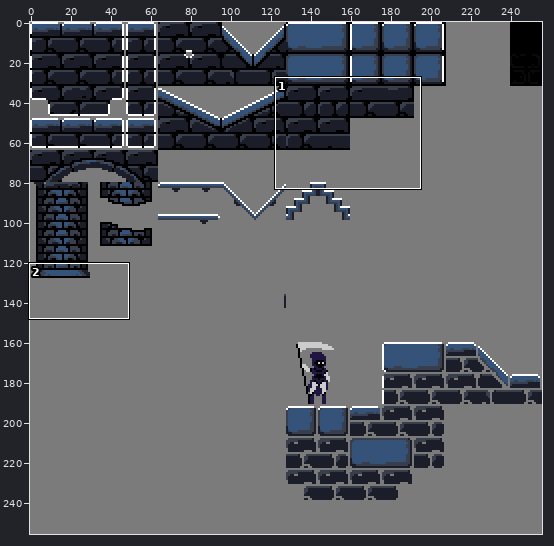
One commit to this pixel-art file: DeathBros/Assets/Sprites/Aseprite/blue_castle_concept.aseprite. Above, an overview of the earlier version with the close-up marked.
Close-up. Before:
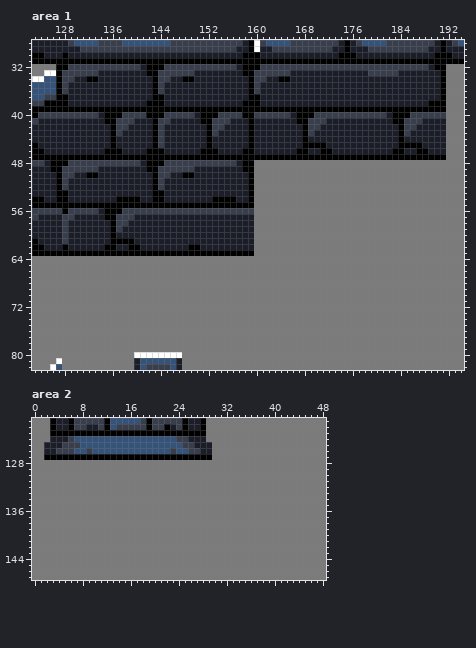
256x256 pixels, 1 frame. Shown: area 1: x 123..194, y 28..82; area 2: x 0..48, y 121..147. The commit also changed other parts of the picture, which this record leaves out.
Once edited:
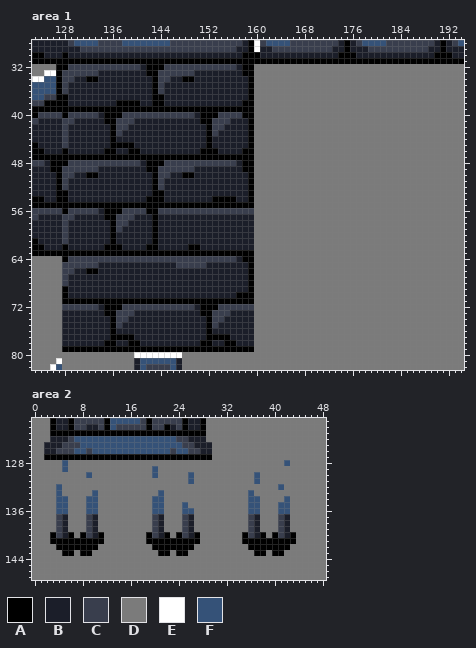
Palette (. is transparent): A #000000  B #1b1e29  C #393e4d  D #7b7b7b  E #ffffff  F #355278
Changes in this commit:
Area 1, layer "Layer 1":
y 32: x 160..191 ACCCCCCCCCCCCCCCCCCCCCCCCCCCCBAA -> DDDDDDDDDDDDDDDDDDDDDDDDDDDDDDDD
y 33: x 160..191 CCCCCCBBBBBBBBBBBBBCCCCCBBBBBBBA -> DDDDDDDDDDDDDDDDDDDDDDDDDDDDDDDD
y 34: x 160..191 CCBBAABBBBBBBBBBBBBBBBBBBBBBBBBA -> DDDDDDDDDDDDDDDDDDDDDDDDDDDDDDDD
y 35..36: x 160..191 CBBBBBBBBBBBBBBBBBBBBBBBBBBBBBBA -> DDDDDDDDDDDDDDDDDDDDDDDDDDDDDDDD
y 37: x 160..191 ABBBBBBBBBBBBBBBBBBBBBBBBBBBBBBA -> DDDDDDDDDDDDDDDDDDDDDDDDDDDDDDDD
y 38: x 137..140 BBBB -> AAAA; x 142 A -> B; x 160..191 ABBBBBBBBBBBBBBBBBBBBBBBBBBBBAAA -> DDDDDDDDDDDDDDDDDDDDDDDDDDDDDDDD
y 39: x 160..191 AAAAAAAAAAAAAAAAAAAAAAAAAAAAAAAA -> DDDDDDDDDDDDDDDDDDDDDDDDDDDDDDDD
y 40: x 128 C -> A; x 142..144 AAA -> CCC; x 160..191 CCCCCCBAAACCCCCCCCCCCCBAAACCCCCC -> DDDDDDDDDDDDDDDDDDDDDDDDDDDDDDDD
y 41: x 128..129 BB -> CC; x 143..145 ACC -> BBB; x 160..191 BBBBBBBAACCCBBBBBBBBBBBAACCCBBBB -> DDDDDDDDDDDDDDDDDDDDDDDDDDDDDDDD
y 42: x 128 B -> C; x 143..144 AC -> BB; x 160..191 BBBBBBBBACCBBBBBBBBBBBBBACCBBBBB -> DDDDDDDDDDDDDDDDDDDDDDDDDDDDDDDD
y 43: x 128 B -> C; x 143..144 AC -> BB; x 160..191 BBBBBBBBACBBBBBBBBBBBBBBACBBBBBB -> DDDDDDDDDDDDDDDDDDDDDDDDDDDDDDDD
y 44: x 128 B -> C; x 143..144 AC -> BB; x 160..191 BBBBBBBBABBBBBBBBBBBBBBBABBBBBBB -> DDDDDDDDDDDDDDDDDDDDDDDDDDDDDDDD
y 45: x 128 B -> C; x 137..139 BBB -> AAA; x 143..144 AC -> BB; x 160..191 BBBBBBBBAAAABBBBBBBBBBBBAAAABBBB -> DDDDDDDDDDDDDDDDDDDDDDDDDDDDDDDD
y 46: x 128 B -> A; x 137 A -> B; x 139..140 BB -> AA; x 142..144 AAA -> BBB; x 160..191 BBBBBBBAABBAABBBBBBBBBBAABBAABBB -> DDDDDDDDDDDDDDDDDDDDDDDDDDDDDDDD
y 47: x 160..191 AAAAAAAAAAAAAAAAAAAAAAAAAAAAAAAA -> DDDDDDDDDDDDDDDDDDDDDDDDDDDDDDDD
y 54: x 137..140 AAAA -> BBBB; x 142 B -> A
y 56: x 142..143 CC -> AA
y 57..60: x 143 B -> A
y 61: x 137..139 AAA -> BBB; x 143 B -> A
y 62: x 137 B -> A; x 139..140 AA -> BB; x 142..143 BB -> AA
y 64: x 128..159 DDDDDDDDDDDDDDDDDDDDDDDDDDDDDDDD -> ACCCCCCCCCCCCCCCCCCCCCCCCCCCCBAA
y 65: x 128..159 DDDDDDDDDDDDDDDDDDDDDDDDDDDDDDDD -> CCCCCCBBBBBBBBBBBBBCCCCCBBBBBBBA
y 66: x 128..159 DDDDDDDDDDDDDDDDDDDDDDDDDDDDDDDD -> CCBBAABBBBBBBBBBBBBBBBBBBBBBBBBA
y 67..68: x 128..159 DDDDDDDDDDDDDDDDDDDDDDDDDDDDDDDD -> CBBBBBBBBBBBBBBBBBBBBBBBBBBBBBBA
y 69: x 128..159 DDDDDDDDDDDDDDDDDDDDDDDDDDDDDDDD -> ABBBBBBBBBBBBBBBBBBBBBBBBBBBBBBA
y 70: x 128..159 DDDDDDDDDDDDDDDDDDDDDDDDDDDDDDDD -> ABBBBBBBBBBBBBBBBBBBBBBBBBBBBAAA
y 71: x 128..159 DDDDDDDDDDDDDDDDDDDDDDDDDDDDDDDD -> AAAAAAAAAAAAAAAAAAAAAAAAAAAAAAAA
y 72: x 128..159 DDDDDDDDDDDDDDDDDDDDDDDDDDDDDDDD -> CCCCCCBAAACCCCCCCCCCCCBAAACCCCCC
y 73: x 128..159 DDDDDDDDDDDDDDDDDDDDDDDDDDDDDDDD -> BBBBBBBAACCCBBBBBBBBBBBAACCCBBBB
y 74: x 128..159 DDDDDDDDDDDDDDDDDDDDDDDDDDDDDDDD -> BBBBBBBBACCBBBBBBBBBBBBBACCBBBBB
y 75: x 128..159 DDDDDDDDDDDDDDDDDDDDDDDDDDDDDDDD -> BBBBBBBBACBBBBBBBBBBBBBBACBBBBBB
y 76: x 128..159 DDDDDDDDDDDDDDDDDDDDDDDDDDDDDDDD -> BBBBBBBBABBBBBBBBBBBBBBBABBBBBBB
y 77: x 128..159 DDDDDDDDDDDDDDDDDDDDDDDDDDDDDDDD -> BBBBBBBBAAAABBBBBBBBBBBBAAAABBBB
y 78: x 128..159 DDDDDDDDDDDDDDDDDDDDDDDDDDDDDDDD -> BBBBBBBAABBAABBBBBBBBBBAABBAABBB
y 79: x 128..159 DDDDDDDDDDDDDDDDDDDDDDDDDDDDDDDD -> AAAAAAAAAAAAAAAAAAAAAAAAAAAAAAAA
Area 2, layer "Layer 1":
y 128: x 5 D -> F; x 42 D -> F
y 129: x 5 D -> F; x 20 D -> F
y 130: x 9 D -> F; x 20 D -> F; x 26 D -> F; x 37 D -> F
y 131: x 26 D -> F; x 37 D -> F
y 132: x 4 D -> F; x 41 D -> F
y 133: x 4 D -> F; x 10 D -> F; x 21 D -> F; x 36 D -> F
y 134: x 4..5 DD -> FF; x 9..10 DD -> FF; x 20..21 DD -> FF; x 36..37 DD -> FF; x 42 D -> F
y 135: x 4..5 DD -> FF; x 9..10 DD -> FF; x 20..21 DD -> FF; x 25 D -> F; x 36..37 DD -> FF; x 41..42 DD -> FF
y 136: x 4..5 DD -> FF; x 9..10 DD -> FF; x 20..21 DD -> FF; x 25..26 DD -> FF; x 36..37 DD -> FF; x 41..42 DD -> FF
y 137..139: x 4..5 DD -> CB; x 9..10 DD -> CB; x 20..21 DD -> CB; x 25..26 DD -> CB; x 36..37 DD -> CB; x 41..42 DD -> CB
y 140: x 3..6 DDDD -> ACBA; x 8..11 DDDD -> ACBA; x 19..22 DDDD -> ACBA; x 24..27 DDDD -> ACBA; x 35..38 DDDD -> ACBA; x 40..43 DDDD -> ACBA
y 141: x 3..11 DDDDDDDDD -> AAAAAAAAA; x 19..27 DDDDDDDDD -> AAAAAAAAA; x 35..43 DDDDDDDDD -> AAAAAAAAA
y 142: x 4..10 DDDDDDD -> AAAAAAA; x 20..26 DDDDDDD -> AAAAAAA; x 36..42 DDDDDDD -> AAAAAAA
y 143: x 5..6 DD -> AA; x 8..9 DD -> AA; x 21..22 DD -> AA; x 24..25 DD -> AA; x 37..38 DD -> AA; x 40..41 DD -> AA
Where, in picture pixels (left, top, right, bottom), the same in both close-ups:
changed: (254, 64, 446, 160)
changed: (116, 100, 170, 154)
changed: (62, 112, 74, 154)
changed: (62, 196, 254, 352)
changed: (50, 460, 104, 556)
changed: (242, 460, 296, 556)
changed: (146, 466, 200, 556)
